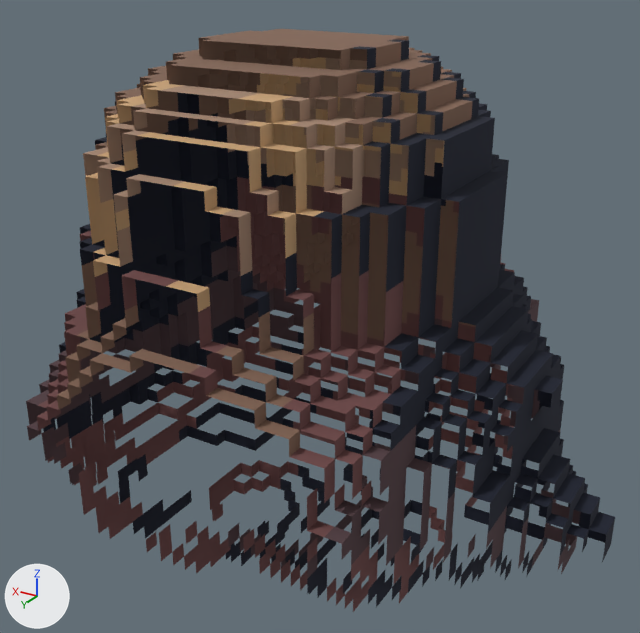
Renders of the glTF model balanca/public/voxel/deco/Stump1.glb from each side of a commit.
The view is the same before and after, from a camera (50 mm lens) standing at (-26.4, 45.1, 39.4) and looking at (0.8, -0.3, 16.7). The axes (+X, +Y, +Z) are drawn at lower left. The lights are the same throughout. The first picture is the older version. Where no turn or scale is listed for an object, it has been applied to the vertices. Vertices at exactly the same position are counted once.
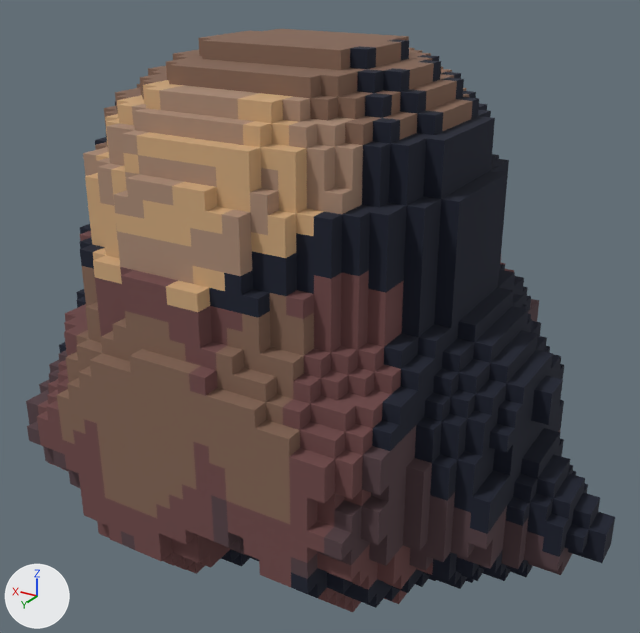
What differs and where, as boxes [x1, y1, x2, y2] in the pictures (640 x 633 px):
part 1 of me_mesh_0, added: after [29, 90, 606, 612]

Diff of the bpy script that builds the scene:
```diff
--- a/balanca/public/voxel/deco/Stump1.glb.py
+++ b/balanca/public/voxel/deco/Stump1.glb.py
@@ me_mesh_0 @@
 # used by ob_mesh_0; location = (-19.0, 14.0, 0.0)
-me_mesh_0.from_pydata(...)  # 2614 vertices, 3114 faces; spans x 0.0..41.0, y -28.0..0.0, z 0.0..34.0
+me_mesh_0.from_pydata(...)  # 2798 vertices, 3966 faces; spans x 0.0..41.0, y -28.0..0.0, z 0.0..34.0
+# me_mesh_0 part 1: 179 vertices added at x 1.0..38.0, y -13.0..0.0, z 2.0..31.0
+# other edits to the shape of me_mesh_0 do not show in these pictures
 me_mesh_0.materials.append(mat_paleta)
```
